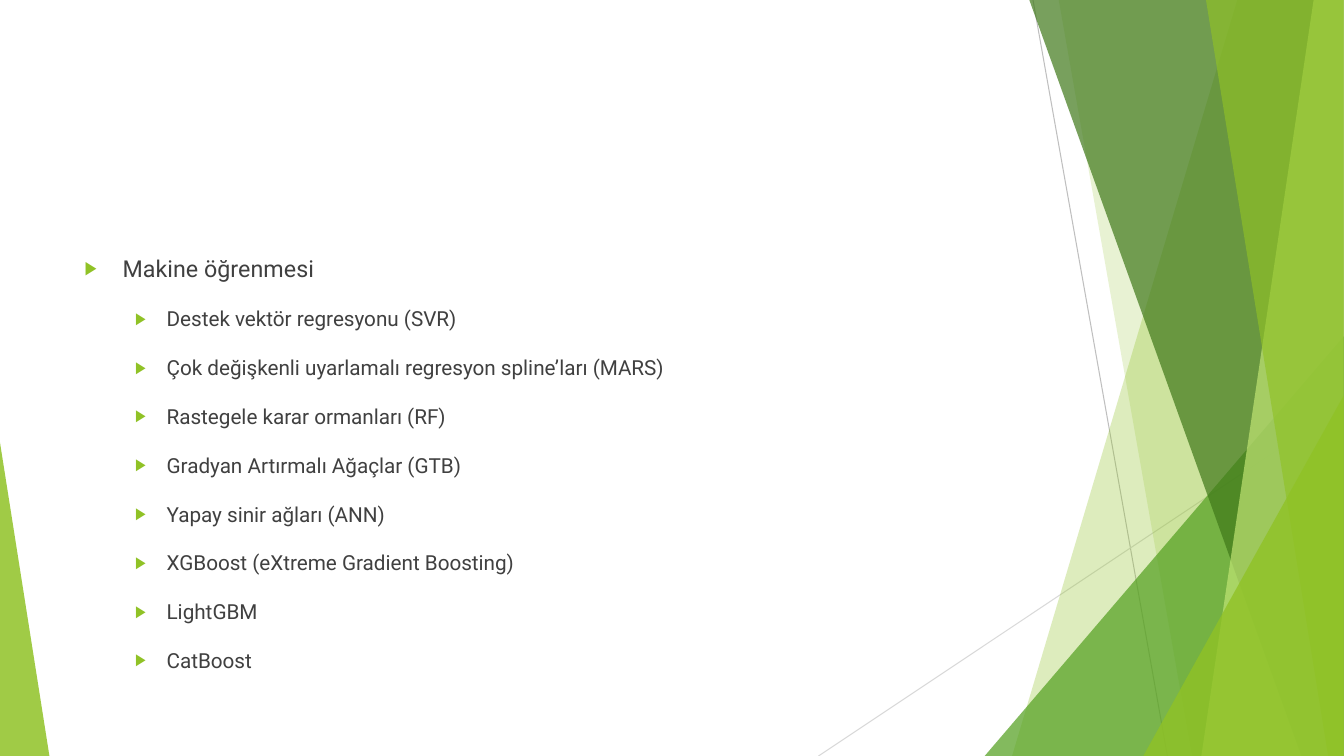
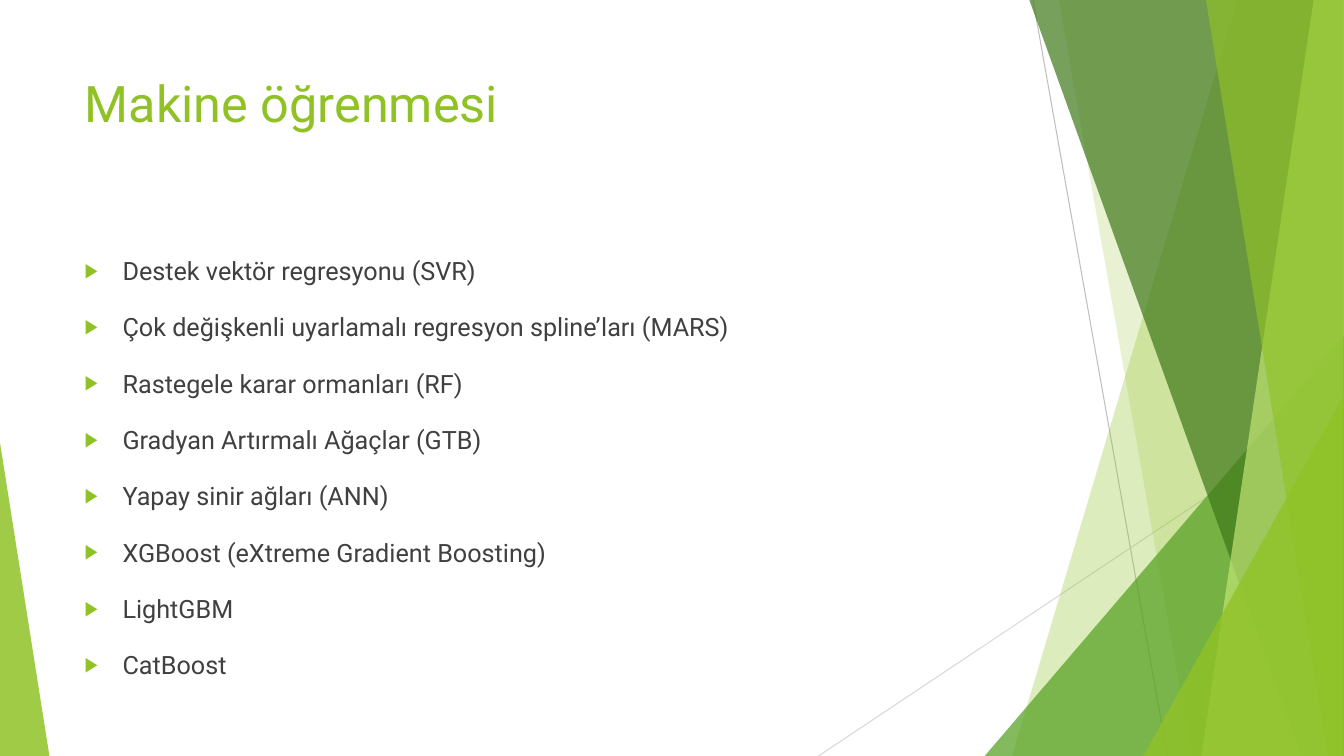
Before and after one commit to orhunuz-ftell/-biyokomurlestirme, a slide deck: slide 6 of tik4_sunum.pptx (slide 7 before the commit). Drawn at 1344x756 pixels with LibreOffice and Linux fonts; fonts in the diff are those of the drawing. Boxes give left, top, right and bottom in pixels: in the first picture for what was removed or moved away, otherwise in the second. Text is boxed around its words. In the diff, an @@ line names an element or a change of style, - is before the commit and + after.

```diff
--- a/tik4_sunum.pptx
+++ b/tik4_sunum.pptx
@@ title added at [85, 84, 498, 133], 36 pt, text #90C226 @@
+Makine öğrenmesi
@@ text "Destek vektör regresyonu (SVR)" at [123, 260, 728, 675]: size 14.8 to 18 pt; list level 2 to 1 in "Destek vektör regresyonu (SVR)"; list level 2 to 1 in "Çok değişkenli uyarlamalı regresyon spline’ları ..."; list level 2 to 1 in "Rastegele karar ormanları (RF)"; list level 2 to 1 in "Gradyan Artırmalı Ağaçlar (GTB)"; list level 2 to 1 in "Yapay sinir ağları (ANN)"; list level 2 to 1 in "XGBoost (eXtreme Gradient Boosting)"; list level 2 to 1 in "LightGBM"; list level 2 to 1 in "CatBoost" @@
@@ text at [123, 259, 314, 282]: paragraph removed @@
-▶ Makine öğrenmesi
```
Also in this commit, not shown: 9 other slides changed, 20 slides added, 15 slides removed, 3 other files.
